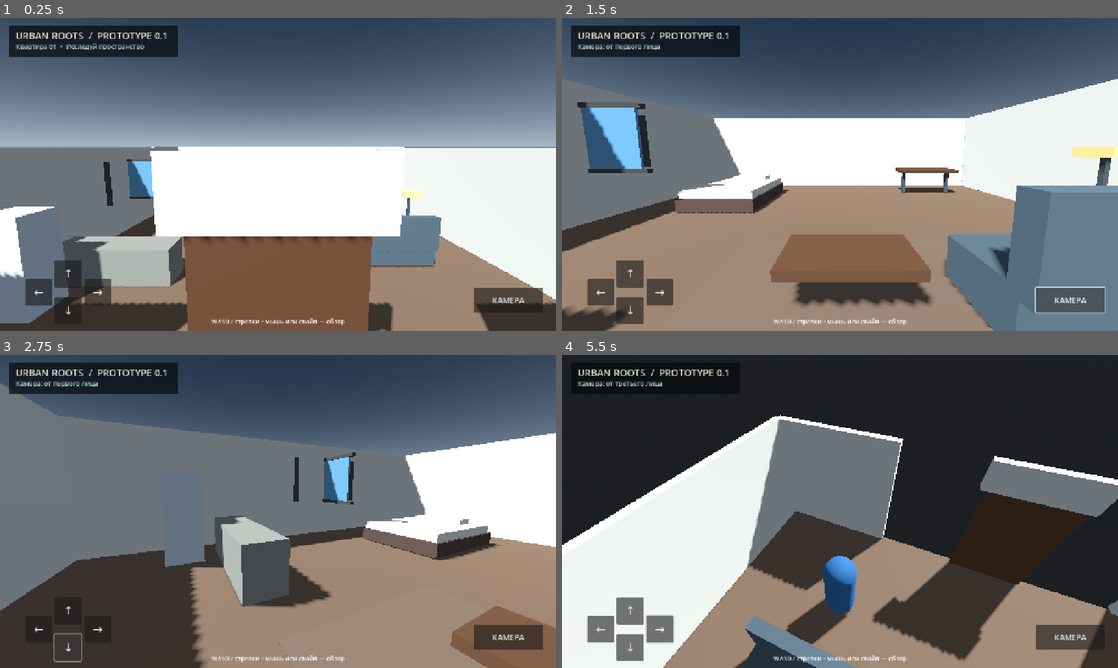
Above: before the commit, frames 1-4 (two rows, left to right).
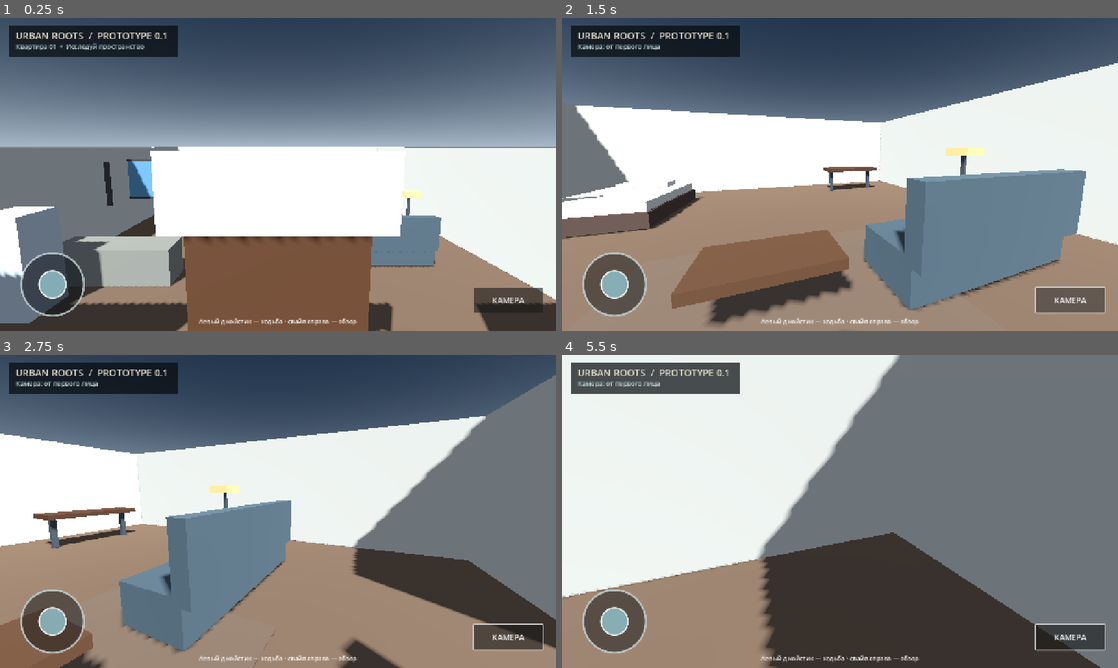
Above: after the commit, the same moments.

Repository: filesgloom-png/URBAN-ROOTS
Game: Godot game, scene res://scenes/main.tscn
Two runs of this game, one before a commit and one after it. Both use one fixed random seed, a clock stepped at 60 frames per second and the inputs below.
Inputs (mouse positions are in pixels of both pictures, inside the frame that each line leads up to):
- Up to frame 1 (0.25 s): no input
- Up to frame 2 (1.5 s): click (628, 274) at 0.5 s, where only the run before the commit has a clickable "↑"; click "КАМЕРА" at 1.25 s
- Up to frame 3 (2.75 s): click (66, 646) at 2 s, where only the run before the commit has a clickable "↓"
- Up to frame 4 (5.5 s): click (600, 630) at 2.75 s, where only the run before the commit has a clickable "←"; click (662, 630) at 3.5 s, where only the run before the commit has a clickable "→"; tap Enter at 4.25 s; move the mouse to (962, 495) at 4.27 s; hold D (move_right) 4.28-5 s; tap V at 4.35 s; click (962, 495) at 4.42 s; drag from (728, 527) to (812, 574) at 5.02 s

The runs differ from the first frame. In frame 1, 1.7% of the frame differs, in the area x 3-65%, y 74-99%; in frame 2, 36%; in frame 3, 62%; in frame 4, 73%, in the area x 0-100%, y 0-100%.

Commit message:
Replace movement arrows with analog mobile joystick

Diff:
--- a/scripts/main.gd
+++ b/scripts/main.gd
@@ -3,6 +3,7 @@
 const WALK_SPEED := 4.2
 const LOOK_SENSITIVITY := 0.006
 const ROOM_SIZE := Vector3(12.0, 3.2, 12.0)
+const JOYSTICK_RADIUS := 72.0
 
 var player: CharacterBody3D
 var camera_pivot: Node3D
@@ -10,11 +11,13 @@
 var first_person := false
 var pitch := -0.12
 var yaw := 0.0
-var touch_move := Vector2.ZERO
+var joystick_vector := Vector2.ZERO
+var joystick_center := Vector2.ZERO
+var joystick_knob := Vector2.ZERO
+var joystick_touch_index := -1
 var look_finger := -1
 var look_last := Vector2.ZERO
 var status_label: Label
-var touch_buttons: Dictionary = {}
 
 func _ready() -> void:
 	_build_environment()
@@ -152,10 +155,18 @@
 	status_label.add_theme_font_size_override("font_size", 15)
 	status_label.add_theme_color_override("font_color", Color(0.72, 0.82, 0.84))
 	layer.add_child(status_label)
-	_add_button(layer, "↑", Vector2(98, -142), "forward")
-	_add_button(layer, "↓", Vector2(98, -58), "back")
-	_add_button(layer, "←", Vector2(30, -100), "left")
-	_add_button(layer, "→", Vector2(166, -100), "right")
+	var joystick := Control.new()
+	joystick.name = "MovementJoystick"
+	joystick.set_anchors_preset(Control.PRESET_BOTTOM_LEFT)
+	joystick.position = Vector2(34, -194)
+	joystick.size = Vector2(174, 174)
+	joystick.mouse_filter = Control.MOUSE_FILTER_STOP
+	joystick.draw.connect(_draw_joystick.bind(joystick))
+	joystick.gui_input.connect(_on_joystick_input)
+	layer.add_child(joystick)
+	joystick_center = joystick.size / 2.0
+	joystick_knob = joystick_center
+	joystick.queue_redraw()
 	var cam_btn := Button.new()
 	cam_btn.text = "КАМЕРА"
 	cam_btn.position = Vector2(-190, -100)
@@ -168,30 +179,58 @@
 	cam_btn.pressed.connect(_toggle_camera)
 	layer.add_child(cam_btn)
 	var help := Label.new()
-	help.text = "WASD / стрелки • мышь или свайп — обзор"
+	help.text = "Левый джойстик — ходьба • свайп справа — обзор"
 	help.anchor_left = 0.5
 	help.anchor_right = 0.5
 	help.anchor_top = 1.0
 	help.anchor_bottom = 1.0
-	help.position = Vector2(-220, -32)
-	help.size = Vector2(440, 24)
+	help.position = Vector2(-270, -32)
+	help.size = Vector2(540, 24)
 	help.horizontal_alignment = HORIZONTAL_ALIGNMENT_CENTER
 	help.add_theme_font_size_override("font_size", 14)
 	layer.add_child(help)
 
-func _add_button(layer: CanvasLayer, caption: String, offset: Vector2, action: String) -> void:
-	var button := Button.new()
-	button.text = caption
-	button.size = Vector2(62, 62)
-	button.anchor_left = 0.0
-	button.anchor_right = 0.0
-	button.anchor_top = 1.0
-	button.anchor_bottom = 1.0
-	button.position = Vector2(28, -20) + offset
-	button.add_theme_font_size_override("font_size", 26)
-	button.button_down.connect(func(): touch_buttons[action] = true)
-	button.button_up.connect(func(): touch_buttons[action] = false)
-	layer.add_child(button)
+func _draw_joystick(control: Control) -> void:
+	var center := control.size / 2.0
+	control.draw_circle(center, JOYSTICK_RADIUS, Color(0.04, 0.06, 0.08, 0.48))
+	control.draw_arc(center, JOYSTICK_RADIUS, 0.0, TAU, 64, Color(0.78, 0.84, 0.85, 0.8), 3.0, true)
+	control.draw_circle(joystick_knob, 31.0, Color(0.55, 0.72, 0.76, 0.9))
+	control.draw_arc(joystick_knob, 31.0, 0.0, TAU, 48, Color(0.94, 0.96, 0.92, 0.95), 2.0, true)
+
+func _on_joystick_input(event: InputEvent) -> void:
+	var control := get_node("MobileUI/MovementJoystick") as Control
+	if event is InputEventScreenTouch:
+		if event.pressed and joystick_touch_index == -1:
+			joystick_touch_index = event.index
+			_update_joystick(event.position - control.global_position, control)
+		elif not event.pressed and event.index == joystick_touch_index:
+			joystick_touch_index = -1
+			joystick_vector = Vector2.ZERO
+			joystick_knob = joystick_center
+			control.queue_redraw()
+	elif event is InputEventScreenDrag and event.index == joystick_touch_index:
+		_update_joystick(event.position - control.global_position, control)
+	elif event is InputEventMouseButton and event.button_index == MOUSE_BUTTON_LEFT:
+		if event.pressed:
+			joystick_touch_index = -2
+			_update_joystick(event.position, control)
+		else:
+			joystick_touch_index = -1
+			joystick_vector = Vector2.ZERO
+			joystick_knob = joystick_center
+			control.queue_redraw()
+	elif event is InputEventMouseMotion and joystick_touch_index == -2 and Input.is_mouse_button_pressed(MOUSE_BUTTON_LEFT):
+		_update_joystick(event.position, control)
+
+func _update_joystick(local_position: Vector2, control: Control) -> void:
+	var offset := local_position - joystick_center
+	if offset.length() > JOYSTICK_RADIUS:
+		offset = offset.normalized() * JOYSTICK_RADIUS
+	joystick_knob = joystick_center + offset
+	joystick_vector = Vector2(offset.x / JOYSTICK_RADIUS, offset.y / JOYSTICK_RADIUS)
+	if joystick_vector.length() < 0.12:
+		joystick_vector = Vector2.ZERO
+	control.queue_redraw()
 
 func _toggle_camera() -> void:
 	first_person = not first_person
@@ -215,8 +254,9 @@
 		if event.keycode == KEY_V:
 			_toggle_camera()
 	if event is InputEventMouseMotion and Input.is_mouse_button_pressed(MOUSE_BUTTON_LEFT):
-		yaw -= event.relative.x * LOOK_SENSITIVITY
-		pitch = clampf(pitch - event.relative.y * LOOK_SENSITIVITY, -1.1, 0.65)
+		if event.position.x > get_viewport().get_visible_rect().size.x * 0.42:
+			yaw -= event.relative.x * LOOK_SENSITIVITY
+			pitch = clampf(pitch - event.relative.y * LOOK_SENSITIVITY, -1.1, 0.65)
 	if event is InputEventScreenTouch:
 		if event.pressed:
 			if event.position.x > get_viewport().get_visible_rect().size.x * 0.42:
@@ -234,9 +274,11 @@
 	if not is_instance_valid(player):
 		return
 	var input_dir := Vector2(
-		float(Input.is_action_pressed("move_right") or touch_buttons.get("right", false)) - float(Input.is_action_pressed("move_left") or touch_buttons.get("left", false)),
-		float(Input.is_action_pressed("move_back") or touch_buttons.get("back", false)) - float(Input.is_action_pressed("move_forward") or touch_buttons.get("forward", false))
+		float(Input.is_action_pressed("move_right")) - float(Input.is_action_pressed("move_left")),
+		float(Input.is_action_pressed("move_back")) - float(Input.is_action_pressed("move_forward"))
 	)
+	if joystick_vector.length() > 0.05:
+		input_dir = joystick_vector
 	var direction := Vector3.ZERO
 	if input_dir.length() > 0.05:
 		input_dir = input_dir.normalized()
